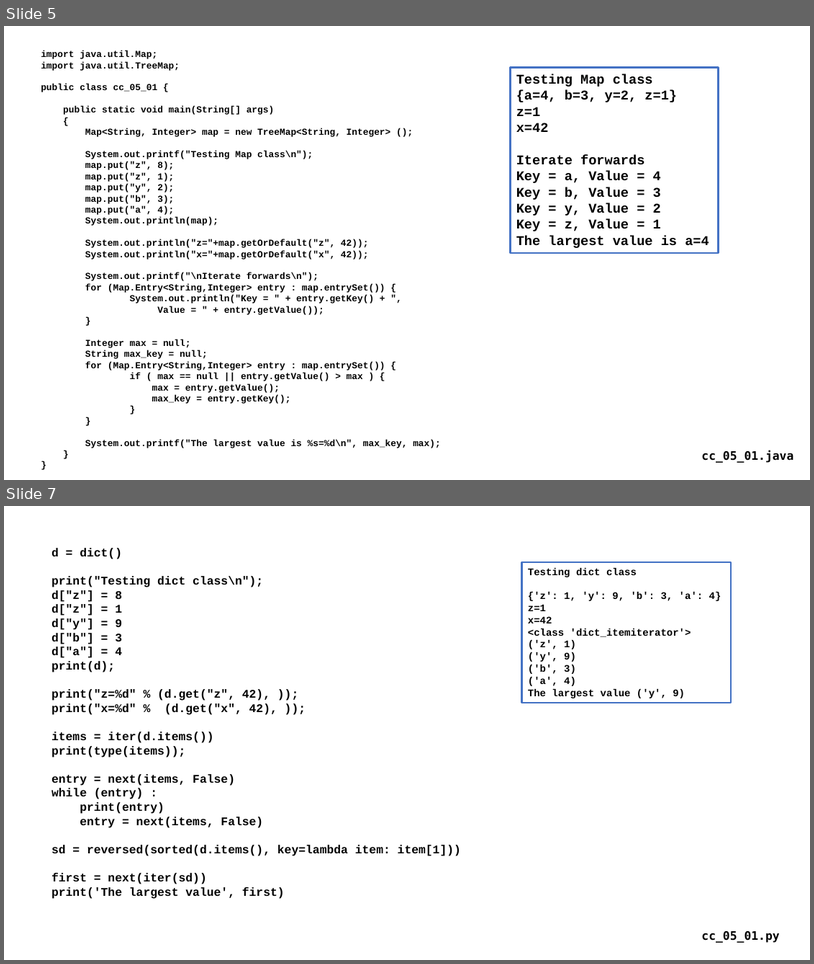
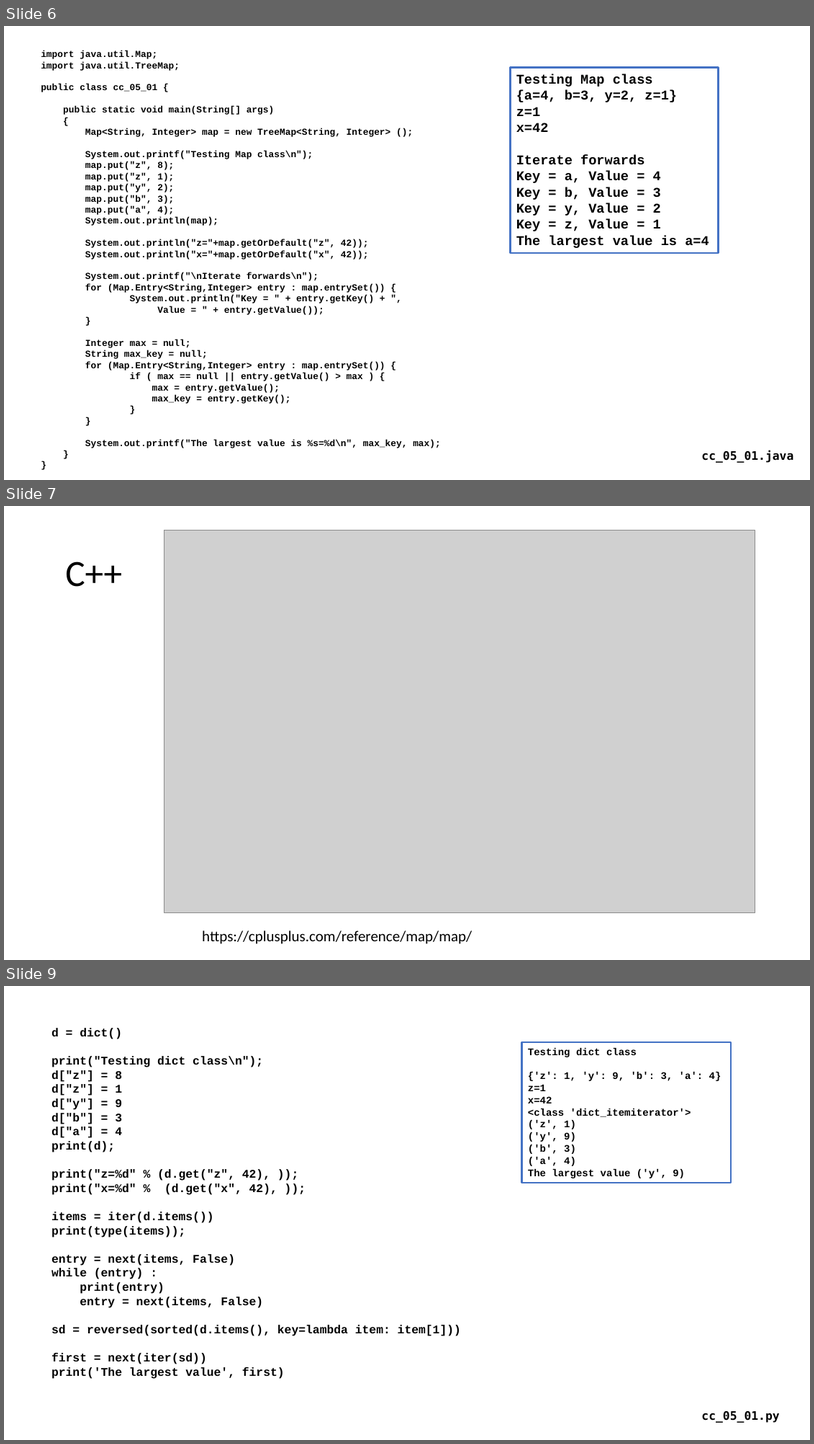
Before and after one commit to csev/cc4e, a slide deck: lectures/CC-04-Maps.pptx. Shown one above the other, each under a label of ours: slides 5 and 7 before the commit, slides 6, 7 and 9 after it; the slides between them are not shown. The pictures are 814x964 and 814x1444 pixels, drawn with LibreOffice and Linux fonts; fonts in the diff are those of the drawing; grey boxes stand for pictures. Boxes give left, top, right and bottom in pixels: in the first picture for what was removed or moved away, otherwise in the second. Text is boxed around its words. In the diff, an @@ line names an element or a change of style, - is before the commit and + after.

```diff
--- a/lectures/CC-04-Maps.pptx
+++ b/lectures/CC-04-Maps.pptx
@@ slide 7 added at <box>4,506,810,960</box>, background #FFFFFF @@
@@ picture added at <box>165,530,756,913</box> @@
@@ title added at <box>65,561,122,587</box>, 44 pt, text #000000 @@
+C++
@@ text added at <box>202,930,472,944</box>, 18 pt, text #000000 @@
+https://cplusplus.com/reference/map/map/
@@ what was slide 5 is now slide 6 @@
@@ what was slide 7 is now slide 9 @@
```
Also in this commit, not shown: 1 other slide added, 1 other file.
